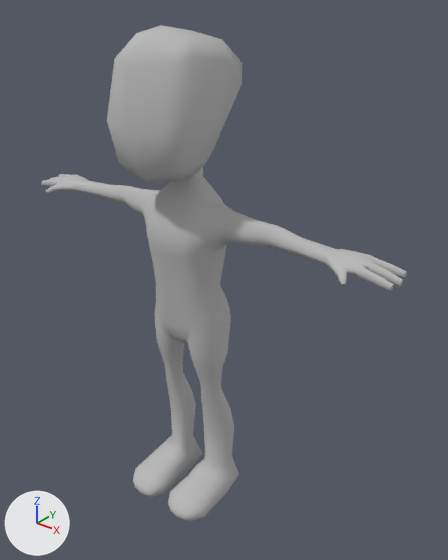
An edit to the Blender file Assets/FBX/player.blend, drawn before and after from the same camera.
The view is the same before and after, from a 50 mm camera at (4.72, -5.34, 6.59) aimed at (0.38, 0.09, 3.23). Arrows for +X, +Y and +Z are at lower left; the lights stay in place.

In view in the first picture: 'body:RoadKillOut'.
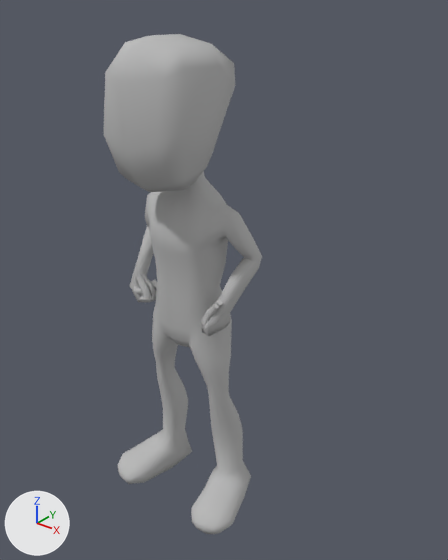
The newer file adds an action. The first version stands in its rest pose; the second is drawn at frame 0 of the action 'Idle'.

What differs and where, as boxes (x1, y1, x2, y2) in the pictures (448 x 560 px):
'body:RoadKillOut', posed (57% narrower): before (41, 25, 407, 521); after (104, 34, 262, 534)

Diff of the bpy script that builds the scene:
```diff
--- a/Assets/FBX/player.blend.py
+++ b/Assets/FBX/player.blend.py
@@ bone_thumb_l @@
 bone_thumb_l = bpy.data.objects['rig'].pose.bones['thumb.L']  # child of 'ORG-palm.01.L'
-bone_thumb_l.rotation_quaternion = (1.0, 0.0, 0.0, 0.0)  # degrees (0, 0, 0)
+bone_thumb_l.rotation_quaternion = (0.981, 0.188, 0.037, 0.018)  # degrees (22, 4, 3)
@@ bone_thumb_02_l @@
 bone_thumb_02_l = bpy.data.objects['rig'].pose.bones['thumb.02.L']  # child of 'MCH-thumb.02.L'
-bone_thumb_02_l.rotation_quaternion = (1.0, 0.0, 0.0, 0.0)  # degrees (0, 0, 0)
+bone_thumb_02_l.rotation_quaternion = (0.555, 0.817, -0.059, 0.144)  # degrees (111, -18, 4)
@@ bone_f_middle_l @@
 bone_f_middle_l = bpy.data.objects['rig'].pose.bones['f_middle.L']  # child of 'ORG-palm.02.L'
-bone_f_middle_l.rotation_quaternion = (1.0, 0.0, 0.0, 0.0)  # degrees (0, 0, 0)
+bone_f_middle_l.rotation_quaternion = (0.591, 0.801, -0.012, 0.095)  # degrees (107, -10, 5)
@@ bone_f_middle_02_l @@
 bone_f_middle_02_l = bpy.data.objects['rig'].pose.bones['f_middle.02.L']  # child of 'MCH-f_middle.02.L'
-bone_f_middle_02_l.rotation_quaternion = (1.0, 0.0, 0.0, 0.0)  # degrees (0, 0, 0)
+bone_f_middle_02_l.rotation_quaternion = (0.786, 0.617, -0.036, 0.021)  # degrees (76, -5, -1)
@@ bone_f_ring_l @@
 bone_f_ring_l = bpy.data.objects['rig'].pose.bones['f_ring.L']  # child of 'ORG-palm.03.L'
-bone_f_ring_l.rotation_quaternion = (1.0, 0.0, 0.0, 0.0)  # degrees (0, 0, 0)
+bone_f_ring_l.rotation_quaternion = (0.606, 0.795, 0.007, -0.02)  # degrees (105, 2, -1)
@@ bone_f_ring_02_l @@
 bone_f_ring_02_l = bpy.data.objects['rig'].pose.bones['f_ring.02.L']  # child of 'MCH-f_ring.02.L'
-bone_f_ring_02_l.rotation_quaternion = (1.0, 0.0, 0.0, 0.0)  # degrees (0, 0, 0)
+bone_f_ring_02_l.rotation_quaternion = (0.783, 0.621, -0.011, 0.009)  # degrees (77, -2, 0)
@@ bone_f_pinky_l @@
 bone_f_pinky_l = bpy.data.objects['rig'].pose.bones['f_pinky.L']  # child of 'ORG-palm.04.L'
-bone_f_pinky_l.rotation_quaternion = (1.0, 0.0, 0.0, 0.0)  # degrees (0, 0, 0)
+bone_f_pinky_l.rotation_quaternion = (0.612, 0.788, 0.039, -0.063)  # degrees (104, 8, -1)
@@ bone_f_pinky_02_l @@
 bone_f_pinky_02_l = bpy.data.objects['rig'].pose.bones['f_pinky.02.L']  # child of 'MCH-f_pinky.02.L'
-bone_f_pinky_02_l.rotation_quaternion = (1.0, 0.0, 0.0, 0.0)  # degrees (0, 0, 0)
+bone_f_pinky_02_l.rotation_quaternion = (0.769, 0.638, -0.018, 0.019)  # degrees (79, -3, 0)
@@ bone_thumb_r @@
 bone_thumb_r = bpy.data.objects['rig'].pose.bones['thumb.R']  # child of 'ORG-palm.01.R'
-bone_thumb_r.rotation_quaternion = (1.0, 0.0, 0.0, 0.0)  # degrees (0, 0, 0)
+bone_thumb_r.rotation_quaternion = (0.875, 0.36, 0.316, -0.067)  # degrees (47, 37, 8)
@@ bone_thumb_02_r @@
 bone_thumb_02_r = bpy.data.objects['rig'].pose.bones['thumb.02.R']  # child of 'MCH-thumb.02.R'
-bone_thumb_02_r.rotation_quaternion = (1.0, 0.0, 0.0, 0.0)  # degrees (0, 0, 0)
+bone_thumb_02_r.rotation_quaternion = (0.743, 0.669, 0.016, 0.02)  # degrees (84, 0, 3)
@@ bone_thumb_03_r @@
 bone_thumb_03_r = bpy.data.objects['rig'].pose.bones['thumb.03.R']  # child of 'MCH-thumb.03.R'
-bone_thumb_03_r.rotation_quaternion = (1.0, 0.0, 0.0, 0.0)  # degrees (0, 0, 0)
+bone_thumb_03_r.rotation_quaternion = (0.733, 0.254, 0.035, 0.63)  # degrees (26, -16, 78)
@@ bone_f_middle_r @@
 bone_f_middle_r = bpy.data.objects['rig'].pose.bones['f_middle.R']  # child of 'ORG-palm.02.R'
-bone_f_middle_r.rotation_quaternion = (1.0, 0.0, 0.0, 0.0)  # degrees (0, 0, 0)
+bone_f_middle_r.rotation_quaternion = (0.86, 0.509, 0.034, 0.003)  # degrees (61, 3, 2)
@@ bone_f_middle_02_r @@
 bone_f_middle_02_r = bpy.data.objects['rig'].pose.bones['f_middle.02.R']  # child of 'MCH-f_middle.02.R'
-bone_f_middle_02_r.rotation_quaternion = (1.0, 0.0, 0.0, 0.0)  # degrees (0, 0, 0)
+bone_f_middle_02_r.rotation_quaternion = (0.622, 0.781, 0.035, -0.031)  # degrees (103, 5, 1)
@@ bone_f_ring_r @@
 bone_f_ring_r = bpy.data.objects['rig'].pose.bones['f_ring.R']  # child of 'ORG-palm.03.R'
-bone_f_ring_r.rotation_quaternion = (1.0, 0.0, 0.0, 0.0)  # degrees (0, 0, 0)
+bone_f_ring_r.rotation_quaternion = (0.859, 0.51, 0.04, 0.006)  # degrees (62, 4, 3)
@@ bone_f_ring_02_r @@
 bone_f_ring_02_r = bpy.data.objects['rig'].pose.bones['f_ring.02.R']  # child of 'MCH-f_ring.02.R'
-bone_f_ring_02_r.rotation_quaternion = (1.0, 0.0, 0.0, 0.0)  # degrees (0, 0, 0)
+bone_f_ring_02_r.rotation_quaternion = (0.62, 0.785, 0.013, -0.011)  # degrees (103, 2, 0)
@@ bone_f_pinky_r @@
 bone_f_pinky_r = bpy.data.objects['rig'].pose.bones['f_pinky.R']  # child of 'ORG-palm.04.R'
-bone_f_pinky_r.rotation_quaternion = (1.0, 0.0, 0.0, 0.0)  # degrees (0, 0, 0)
+bone_f_pinky_r.rotation_quaternion = (0.855, 0.518, 0.025, 0.012)  # degrees (63, 2, 3)
@@ bone_f_pinky_02_r @@
 bone_f_pinky_02_r = bpy.data.objects['rig'].pose.bones['f_pinky.02.R']  # child of 'MCH-f_pinky.02.R'
-bone_f_pinky_02_r.rotation_quaternion = (1.0, 0.0, 0.0, 0.0)  # degrees (0, 0, 0)
+bone_f_pinky_02_r.rotation_quaternion = (0.62, 0.784, 0.012, -0.029)  # degrees (103, 4, -1)
@@ bone_hand_ik_r @@
 bone_hand_ik_r = bpy.data.objects['rig'].pose.bones['hand.ik.R']  # child of 'root'
-bone_hand_ik_r.location = (0.0, 0.0, 0.0)
-bone_hand_ik_r.rotation_quaternion = (1.0, 0.0, 0.0, 0.0)  # degrees (0, 0, 0)
+bone_hand_ik_r.location = (0.417, -0.068, -0.413)
+bone_hand_ik_r.rotation_quaternion = (0.422, 0.902, 0.035, -0.091)  # degrees (130, 11, -1)
@@ bone_hand_ik_l @@
 bone_hand_ik_l = bpy.data.objects['rig'].pose.bones['hand.ik.L']  # child of 'root'
-bone_hand_ik_l.location = (0.0, 0.0, 0.0)
-bone_hand_ik_l.rotation_quaternion = (1.0, 0.0, 0.0, 0.0)  # degrees (0, 0, 0)
+bone_hand_ik_l.location = (-0.47, -0.119, -0.38)
+bone_hand_ik_l.rotation_quaternion = (0.558, 0.827, 0.051, -0.046)  # degrees (112, 8, 2)
@@ bone_head @@
 bone_head = bpy.data.objects['rig'].pose.bones['head']  # child of 'MCH-head.socket2'
-bone_head.rotation_quaternion = (1.0, 0.0, 0.0, 0.0)  # degrees (0, 0, 0)
+bone_head.rotation_quaternion = (0.998, 0.065, 0.0, 0.0)  # degrees (7, 0, 0)
@@ bone_foot_ik_r @@
 bone_foot_ik_r = bpy.data.objects['rig'].pose.bones['foot.ik.R']  # child of 'root'
-bone_foot_ik_r.location = (0.0, 0.0, 0.0)
-bone_foot_ik_r.rotation_quaternion = (1.0, 0.0, 0.0, 0.0)  # degrees (0, 0, 0)
+bone_foot_ik_r.location = (-0.073, 0.0, 0.0)
+bone_foot_ik_r.rotation_quaternion = (0.991, 0.0, 0.0, -0.137)  # degrees (0, 0, -16)
@@ bone_foot_ik_l @@
 bone_foot_ik_l = bpy.data.objects['rig'].pose.bones['foot.ik.L']  # child of 'root'
-bone_foot_ik_l.location = (0.0, 0.0, 0.0)
-bone_foot_ik_l.rotation_quaternion = (1.0, 0.0, 0.0, 0.0)  # degrees (0, 0, 0)
+bone_foot_ik_l.location = (0.084, 0.0, 0.0)
+bone_foot_ik_l.rotation_quaternion = (0.991, 0.0, 0.0, 0.133)  # degrees (0, 0, 15)
@@ bone_torso @@
 bone_torso = bpy.data.objects['rig'].pose.bones['torso']  # child of 'root'
-bone_torso.location = (0.0, 0.0, 0.0)
+bone_torso.location = (0.0, 0.0, -0.007)
@@ bone_spine @@
 bone_spine = bpy.data.objects['rig'].pose.bones['spine']  # child of 'MCH-par_spine'
-bone_spine.rotation_quaternion = (1.0, 0.0, 0.0, 0.0)  # degrees (0, 0, 0)
+bone_spine.rotation_quaternion = (0.999, -0.054, 0.0, 0.0)  # degrees (-6, 0, 0)
```
